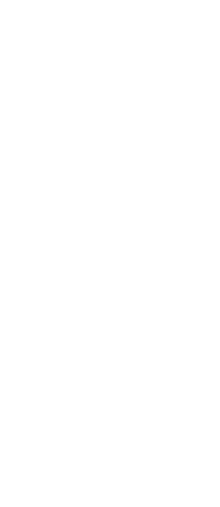
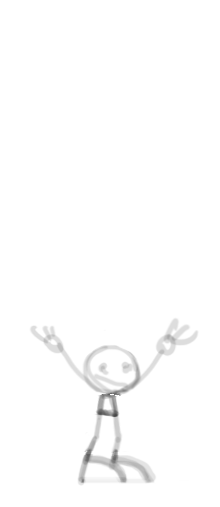
Revision of a layered 220 x 507 image; what changed, layer by layer:
showed group "idle" (1 layers) over [29, 317, 199, 486]
